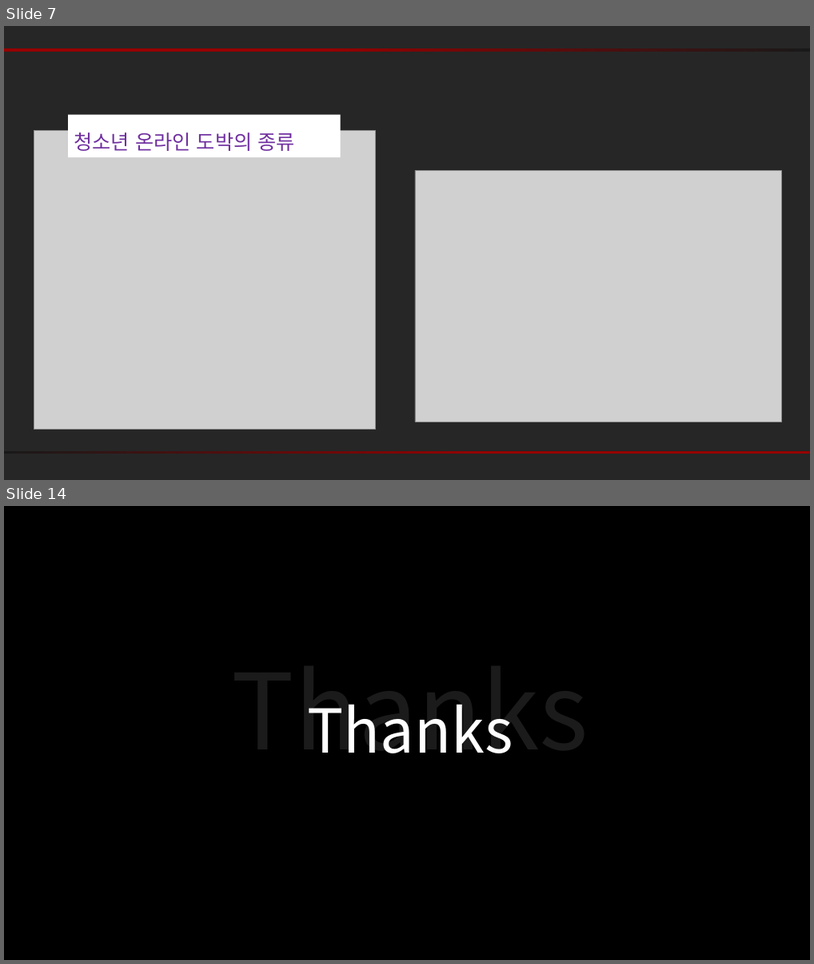
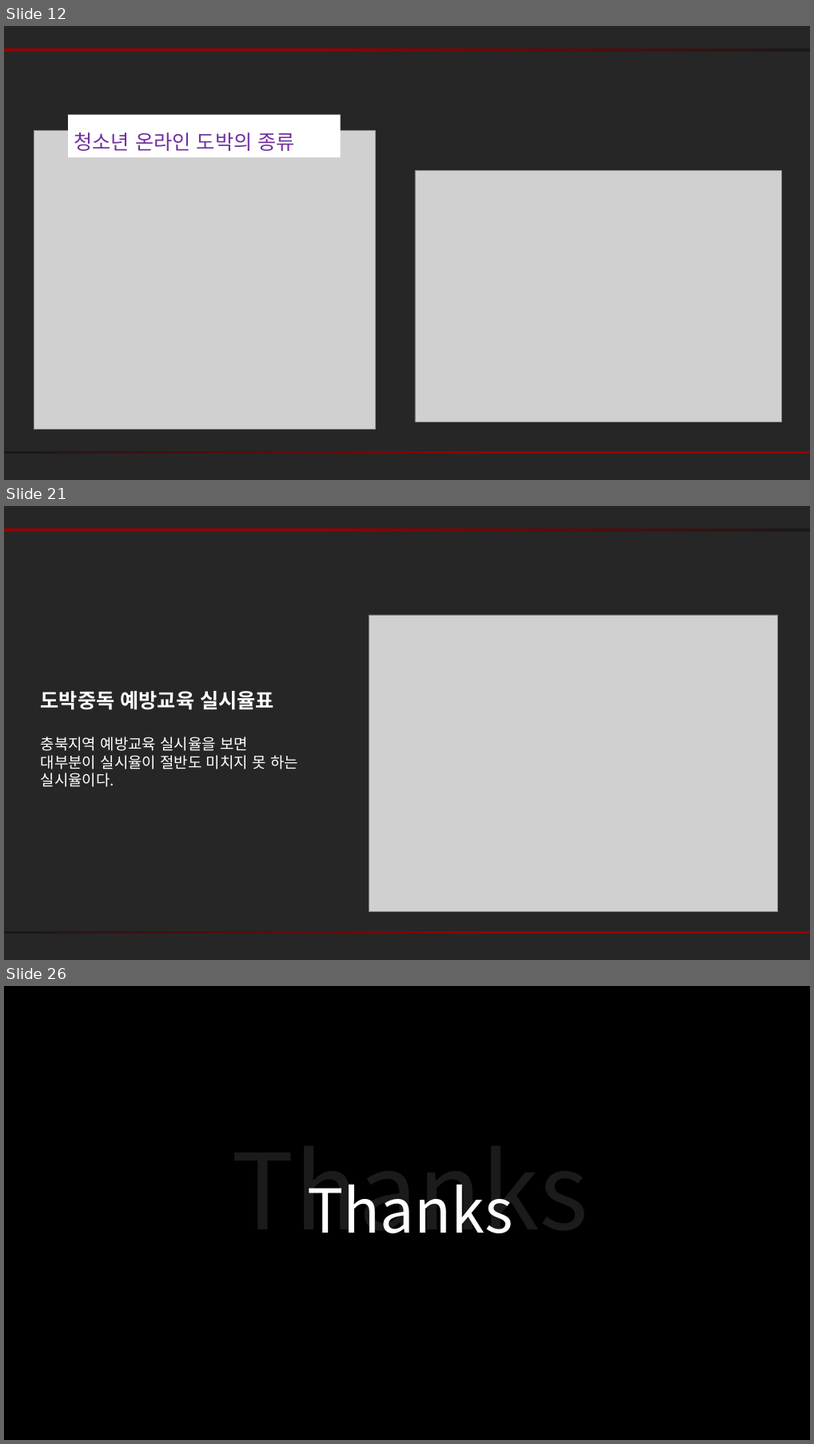
Before and after one commit to kyunakim/crawling-project, a slide deck: 청소년도박_PPT.pptx. Shown one above the other, each under a label of ours: slides 7 and 14 before the commit, slides 12, 21 and 26 after it; the slides between them are not shown. The pictures are 814x964 and 814x1444 pixels, drawn with LibreOffice and Linux fonts; fonts in the diff are those of the drawing; grey boxes stand for pictures. Boxes give left, top, right and bottom in pixels: in the first picture for what was removed or moved away, otherwise in the second. Text is boxed around its words. In the diff, an @@ line names an element or a change of style, - is before the commit and + after.

```diff
--- a/청소년도박_PPT.pptx
+++ b/청소년도박_PPT.pptx
@@ slide 21 added at (4, 506, 810, 960), background #262626 @@
@@ rectangle added at (4, 528, 810, 532), fill gradient #960000 to #191919 @@
@@ picture added at (370, 615, 779, 912) @@
@@ text added at (41, 691, 274, 710), 24 pt, text #FFFFFF, bold @@
+도박중독 예방교육 실시율표
@@ text added at (41, 736, 298, 787), 18 pt, text #FFFFFF @@
+충북지역 예방교육 실시율을 보면
+대부분이 실시율이 절반도 미치지 못 하는
+실시율이다.
@@ rectangle added at (4, 931, 810, 934), fill gradient #960000 to #191919 @@
@@ what was slide 7 is now slide 12 @@
@@ what was slide 14 is now slide 26 @@
```
Also in this commit, not shown: 8 slides changed, 13 other slides added, 2 slides removed.
